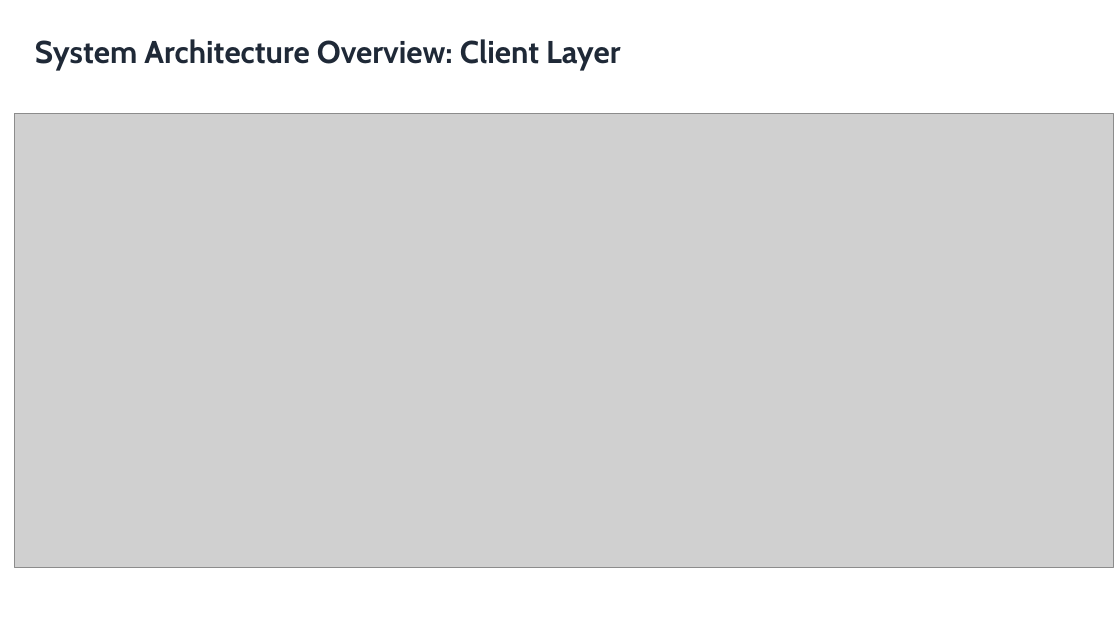
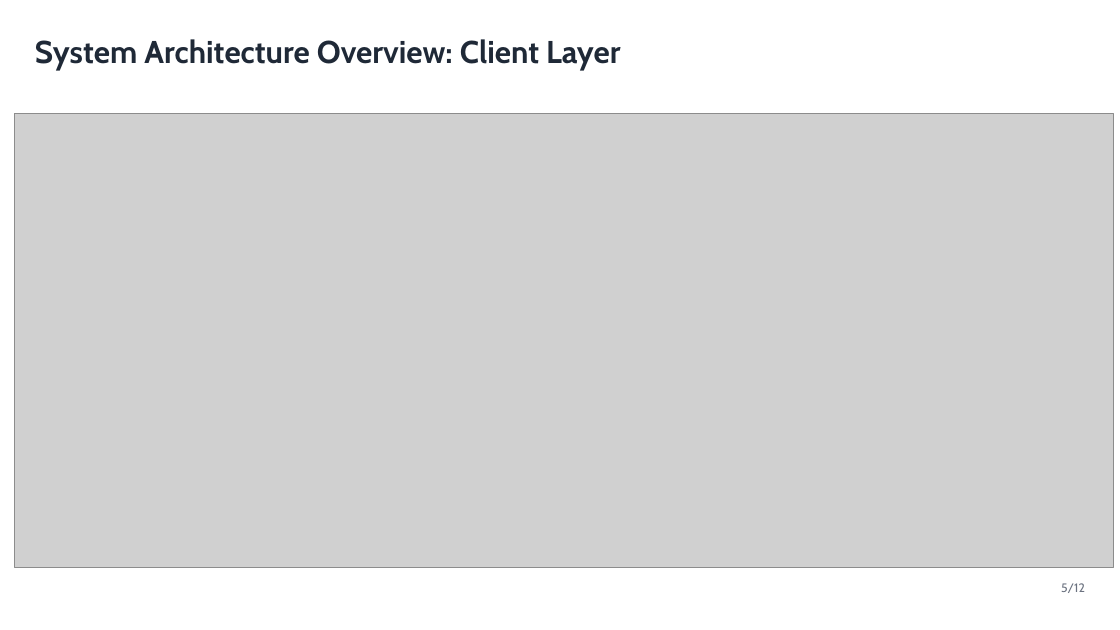
Before and after one commit to Decidish/decidish, a slide deck: slide 5 of documents/vision_documentation/slides.odp. Drawn at 1120x630 pixels with LibreOffice and Linux fonts; fonts in the diff are those of the drawing; grey boxes stand for pictures; background and template pictures are left out. Boxes give left, top, right and bottom in pixels: in the first picture for what was removed or moved away, otherwise in the second. Text is boxed around its words. In the diff, an @@ line names an element or a change of style, - is before the commit and + after.

```diff
--- a/documents/vision_documentation/slides.odp
+++ b/documents/vision_documentation/slides.odp
@@ text added at [1061,583,1085,593], 10.5 pt, text #6B7280 @@
+5/12
```
Also in this commit, not shown: 10 other slides changed, 3 other files.
